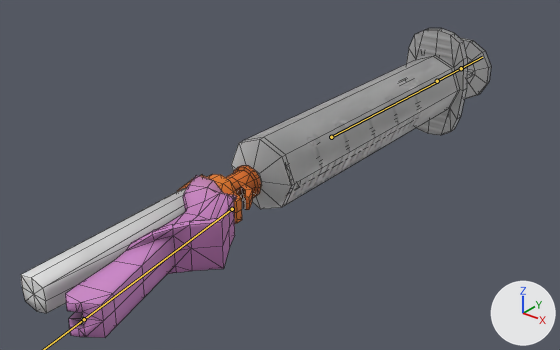
The FBX model care-up/Assets/Resources_moved/Models/Syringe10ml_InjectionSQs.fbx as it was, and as the next commit left it.
Camera for both pictures: a 50 mm lens placed at (0.149, -0.217, 0.112), pointed at (-0.006, -0.023, -0.009). Lighting does not change. The marker at lower right points along +X, +Y and +Z. The bones that bend it are drawn over the model as lines. Mesh edges are drawn as thin lines.

The first picture shows 'Cup', 'Prot', 'needle_base', 'syringeBarrel_proxy', 'syringePlunger'.
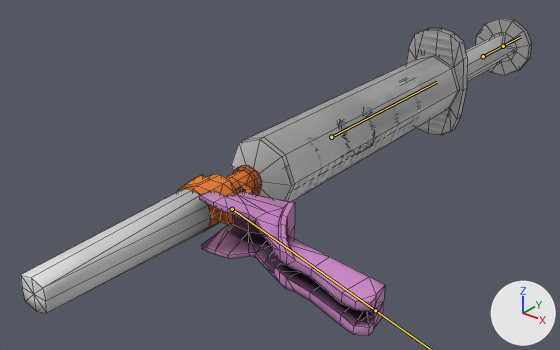
The newer file adds an action. The first version stands in its rest pose; the second is drawn at frame 700 of the action 'Syringe10ml_Armature|Syringe10Ml_MedicationPreparationDisolve_SQ_L_Lib.002'.

Scene script edits in JSON lines:
```json
{"block": "bone_bone_001", "where": "bone_bone_001 = bpy.data.objects['Syringe10ml_Armature'].pose.bones['Bone.001']  # child of 'Bone'"}
{"op": "set", "path": "bone_bone_001.location", "old": "(0.0, 0.0, 0.0)", "new": "(0.0, 0.0458, -0.0001)"}
{"block": "bone_bone_002", "where": "bone_bone_002 = bpy.data.objects['Syringe10ml_Armature'].pose.bones['Bone.002']"}
{"op": "set", "path": "bone_bone_002.rotation_quaternion", "old": "(1.0, 0.0, 0.0, 0.0)", "new": "(0.837, 0.0, 0.0, -0.547)", "note": "degrees (0, 0, 0) -> degrees (0, 0, -66)"}
```

Location of each change, [x1, y1, x2, y2] in pixels of the pictures (560 x 350 px):
```json
{"object": "Prot", "change": "posed", "before": [65, 175, 236, 338], "after": [199, 191, 385, 336], "on screen": "9% wider, 11% shorter"}
{"object": "syringePlunger", "change": "posed", "before": [285, 38, 491, 181], "after": [343, 18, 532, 134]}
{"bone": "Bone.001", "before": "(437, 81) to (461, 68)", "after": "(483, 56) to (503, 46)"}
{"bone": "Bone.002", "before": "(232, 209) to (84, 319)", "after": "(232, 209) to (375, 310)"}
```
